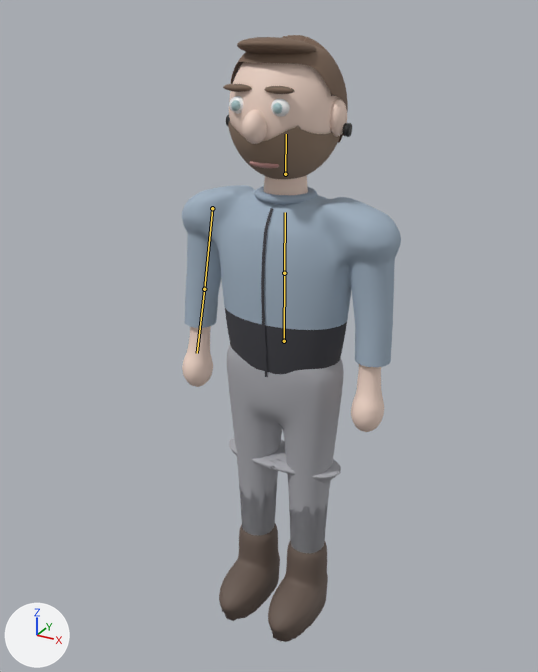
The glTF model assets/chars/steffen.glb as it was, and as the next commit left it.
Before and after are seen from a camera (50 mm lens) standing at (1.06, -2.034, 2.104) and looking at (-0.041, -0.032, 1.103). Lighting does not change. The marker at lower left points along +X, +Y and +Z. The picture after the commit comes second. The bones that change are drawn over the model as lines.

The first picture shows 'Hals', 'Haut_Koerper', 'Hose', 'HoseDown', 'Kopf_Gruppe', 'Kragen', 'Schuh_L', 'Schuh_R', 'Shirt', 'Zip'.
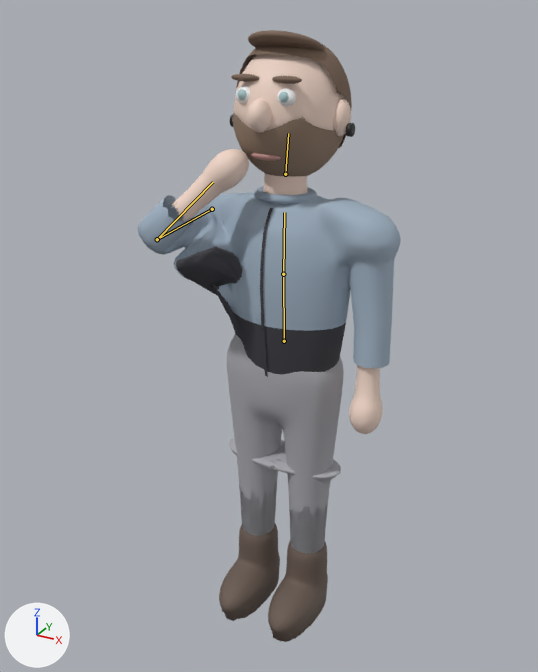
The newer file adds an action. The first version stands in its rest pose; the second is drawn at frame 21 of the action 'Vape'.

Where the change shows, as pixel boxes [x1, y1, x2, y2] in the pictures (538 x 672 px):
'Shirt', posed (20% wider): before [182, 185, 401, 374]; after [138, 192, 401, 374]
'Hose', posed: before [227, 345, 344, 515]; after [227, 334, 344, 553]
'Kopf_Gruppe', posed: before [223, 35, 352, 179]; after [230, 30, 355, 177]
'Haut_Koerper', posed: before [182, 326, 384, 432]; after [172, 149, 383, 434]
'Zip', posed (8% wider): before [261, 208, 273, 377]; after [260, 208, 273, 377]
'Kragen', posed: before [254, 186, 317, 205]; after [254, 186, 317, 204]
'HoseDown', unchanged, covered by the edit: before [229, 438, 341, 553]; after [229, 438, 341, 510]
bone 'Spine', root to tip: before (284, 341) to (284, 273); after (284, 341) to (283, 274)
bone 'Chest', root to tip: before (284, 273) to (285, 212); after (283, 274) to (284, 212)
bone 'Head', root to tip: before (285, 174) to (286, 134); after (285, 174) to (288, 133)
bone 'UpperArm.R', root to tip: before (212, 208) to (204, 289); after (212, 209) to (157, 239)
bone 'LowerArm.R', root to tip: before (204, 289) to (197, 353); after (157, 239) to (213, 182)

The edits, one by one:
Bone 'Spine' (bone_spine) turns from (0, 0, 0) to (2, 0, 0) degrees about its own x, y and z.
Bone 'Chest' (bone_chest) turns from (0, 0, 0) to (-3, 0, 0) degrees about its own x, y and z.
Bone 'Head' (bone_head) turns from (0, 0, 0) to (-8, 0, 0) degrees about its own x, y and z.
Bone 'UpperArm.R' (bone_upperarm_r) turns from (0, 0, 0) to (-74, 0, 34) degrees about its own x, y and z.
Bone 'LowerArm.R' (bone_lowerarm_r) turns from (0, 0, 0) to (-120, 0, 0) degrees about its own x, y and z.
